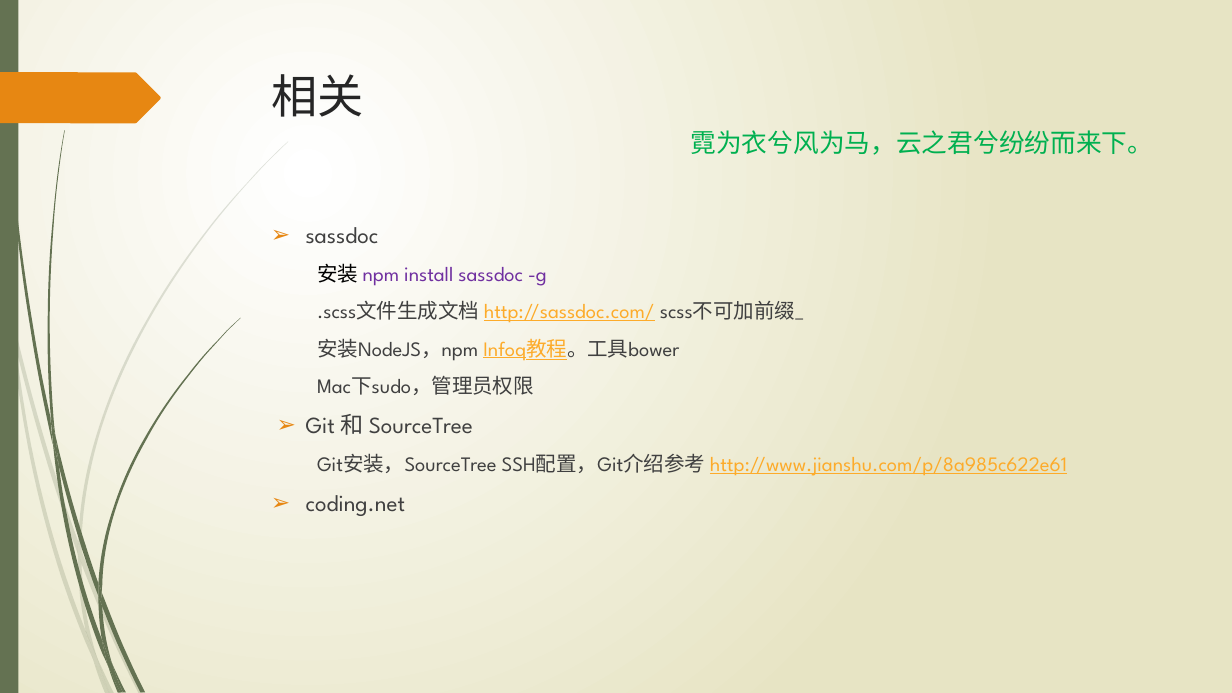
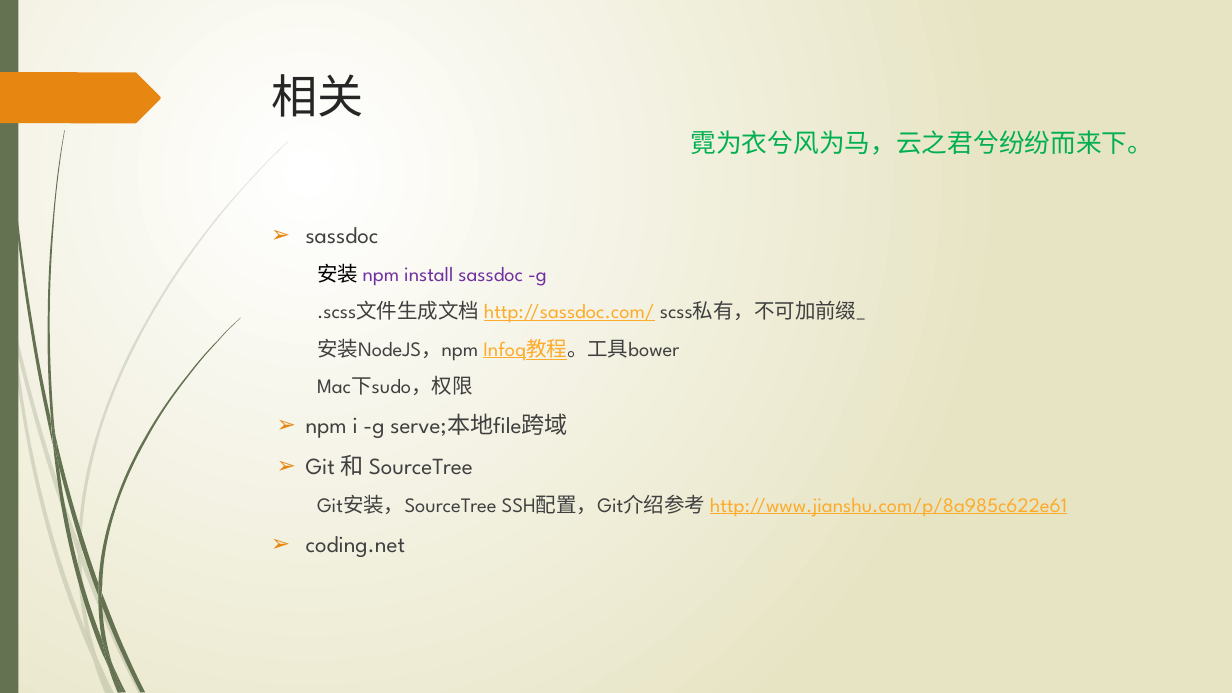
Before and after one commit to wangweihui/sassdemo, a slide deck: slide 10 of SASS愈行愈远.pptx. Drawn at 1232x693 pixels with LibreOffice and Linux fonts; fonts in the diff are those of the drawing. Boxes give left, top, right and bottom in pixels: in the first picture for what was removed or moved away, otherwise in the second. Text is boxed around its words. In the diff, an @@ line names an element or a change of style, - is before the commit and + after.

```diff
--- a/SASS愈行愈远.pptx
+++ b/SASS愈行愈远.pptx
@@ text at [317, 300, 865, 323]: text changed @@
-  .scss文件生成文档 http://sassdoc.com/ scss不可加前缀_
+  .scss文件生成文档 http://sassdoc.com/ scss私有，不可加前缀_
@@ text at [306, 376, 568, 438]: text changed; size 16 to 18 pt @@
-  Mac下sudo，管理员权限
+  Mac下sudo，权限
+➢ npm i -g serve;本地file跨域
```
Also in this commit, not shown: 2 other files.
